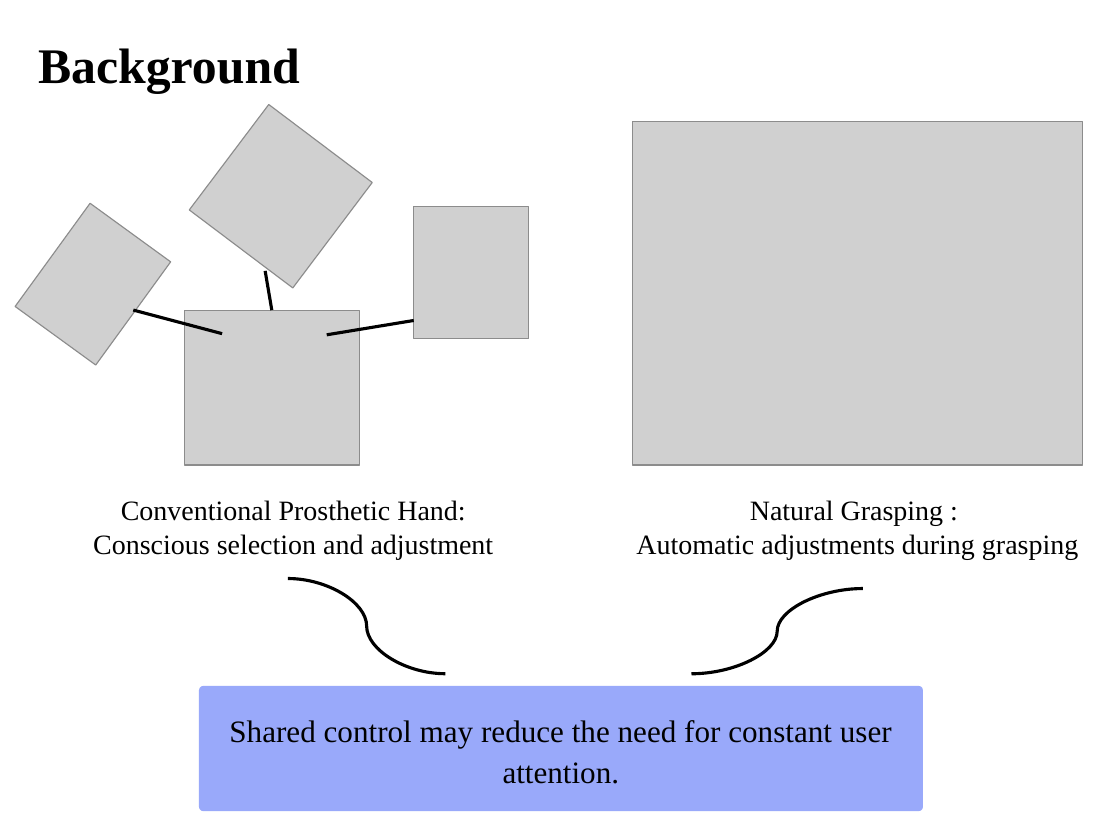
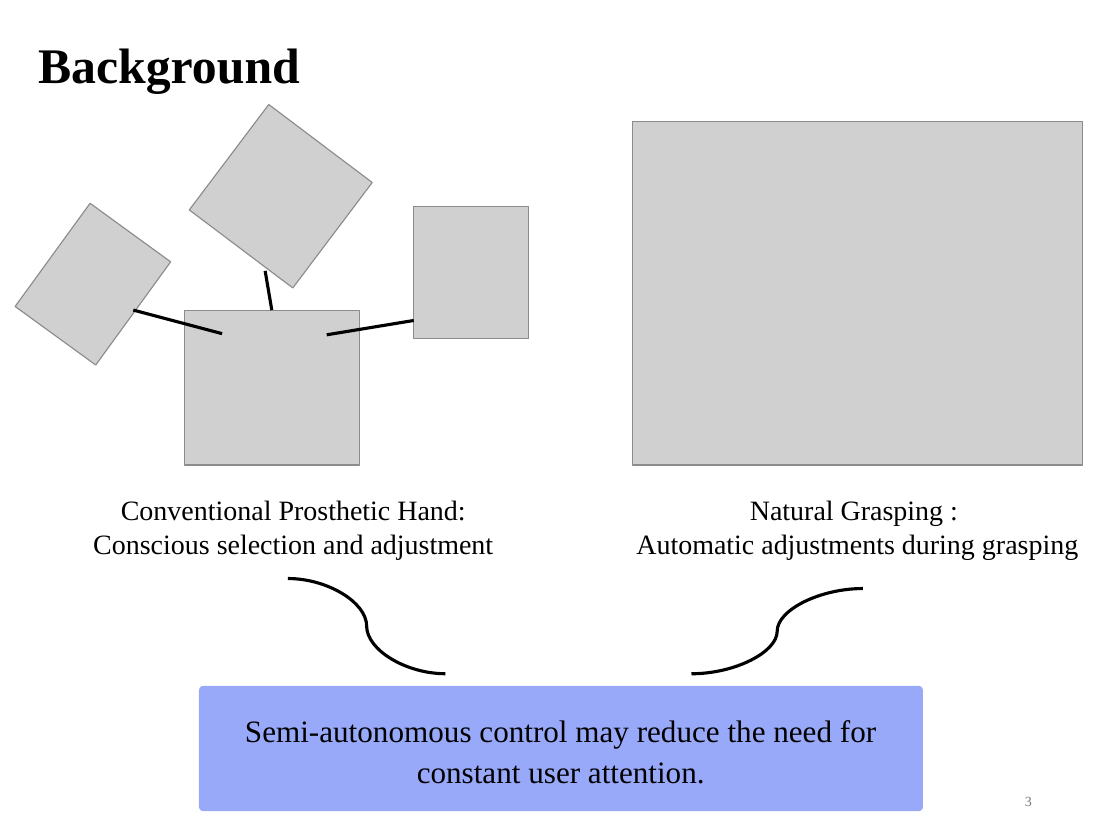
Before and after one commit to DiXiQing/Multimodal_Imitation_Learning, a slide deck: slide 3 of Zemi/2026-10-28v2-Di.pptx. Drawn at 1120x840 pixels with LibreOffice and Linux fonts; fonts in the diff are those of the drawing; grey boxes stand for pictures. Boxes give left, top, right and bottom in pixels: in the first picture for what was removed or moved away, otherwise in the second. Text is boxed around its words. In the diff, an @@ line names an element or a change of style, - is before the commit and + after.

```diff
--- a/Zemi/2026-10-28v2-Di.pptx
+++ b/Zemi/2026-10-28v2-Di.pptx
@@ text at [245, 720, 876, 784]: text changed @@
-Shared control may reduce the need for constant user attention.
+Semi-autonomous control may reduce the need for constant user attention.
@@ page number added at [1025, 797, 1032, 806], 9 pt, text #797979 @@
+3
```
Also in this commit, not shown: 12 other slides changed, 2 slides added, 1 slide removed, 24 other files.
